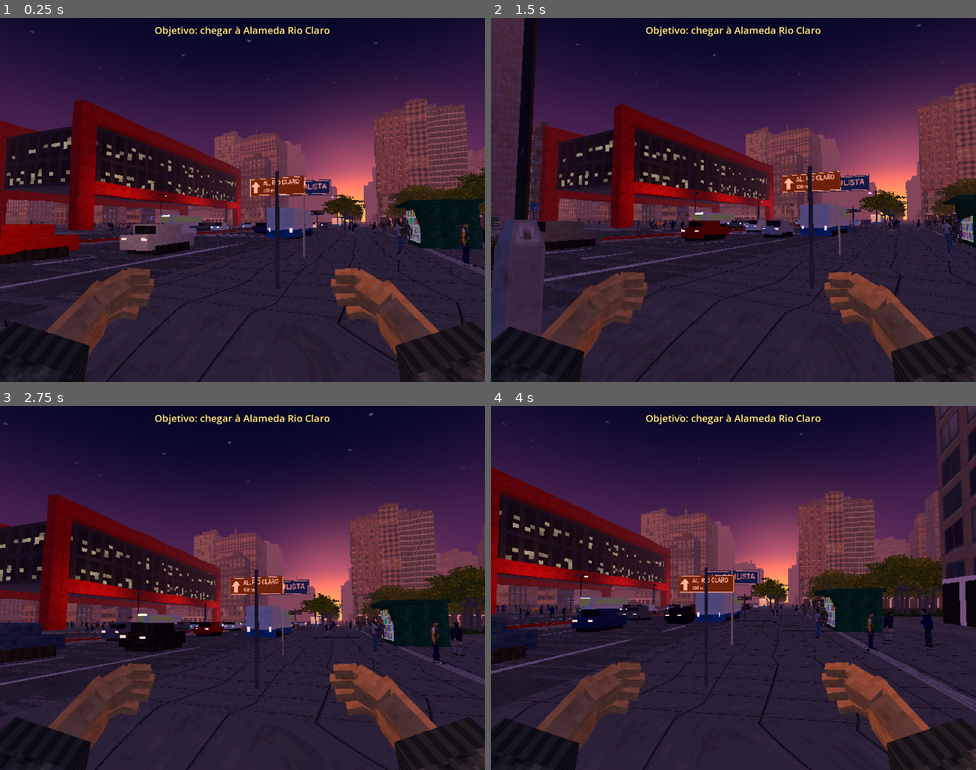
Above: before the commit, frames 1-4 (two rows, left to right).
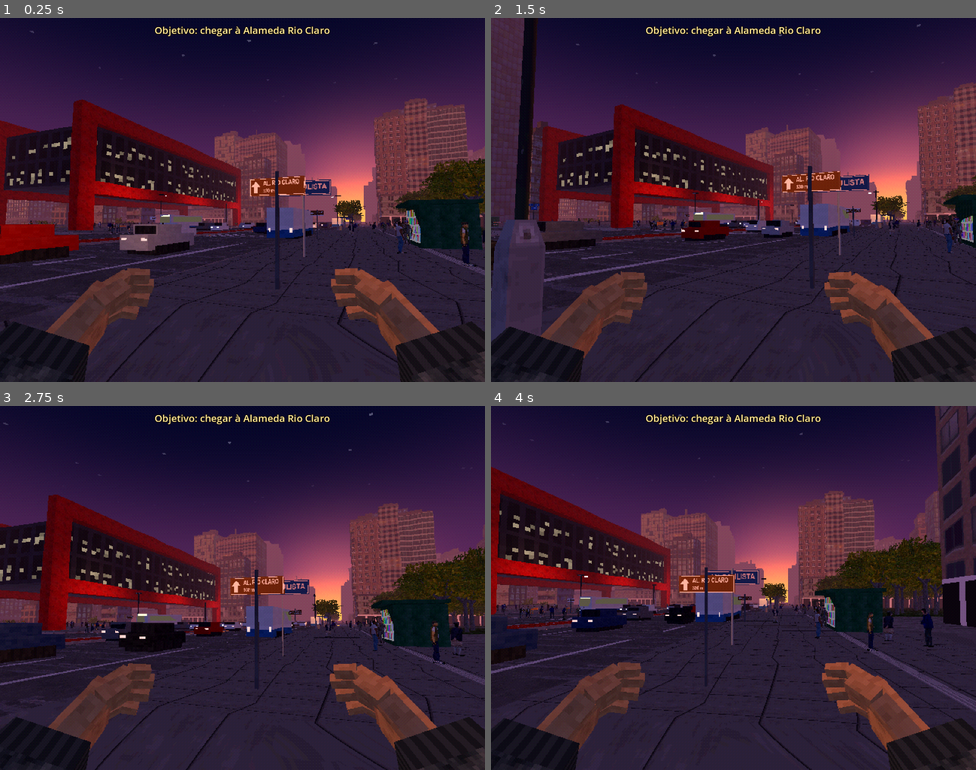
Above: after the commit, the same moments.

Repository: muricristino/walking-simulator-paulista
Game: Godot game, scene res://main.tscn
Two runs of this game, one before a commit and one after it. Both use one fixed random seed, a clock stepped at 60 frames per second and the inputs below.
Inputs (mouse positions are in pixels of both pictures, inside the frame that each line leads up to):
- Up to frame 1 (0.25 s): no input
- Up to frame 2 (1.5 s): tap Enter at 0.5 s; move the mouse to (757, 200) at 0.52 s; hold Up (ui_up) from 0.53 s (still down); tap P at 0.6 s; tap Space at 0.77 s; move the mouse to (709, 200) at 1.27 s; tap T at 1.35 s
- Up to frame 3 (2.75 s): keep holding Up (ui_up); tap Space at 1.52 s; move the mouse to (252, 580) at 2.02 s; tap C at 2.1 s
- Up to frame 4 (4 s): keep holding Up (ui_up); move the mouse to (728, 595) at 2.77 s; tap Z at 2.85 s; tap Space at 3.02, 3.77 s; move the mouse to (767, 591) at 3.52 s; tap X at 3.6 s

The runs differ from the first frame. In frame 1, 1.3% of the frame differs, in the area x 5-100%, y 38-59%; in frame 2, 0.6%; in frame 3, 1.7%; in frame 4, 1.9%, in the area x 6-94%, y 35-58%.

Commit message:
fix(paulista): open the masp stair pit and 9 de julho valley view

Diff:
--- a/scripts/paulista.gd
+++ b/scripts/paulista.gd
@@ -193,12 +193,14 @@
 	var segs := []
 	var cur := z0
 	for c in cuts:
+		if cur >= z1:
+			break
 		if c.x > cur:
 			segs.append(Vector2(cur, minf(c.x, z1)))
 		cur = maxf(cur, c.y)
 	if cur < z1:
 		segs.append(Vector2(cur, z1))
-	return segs
+	return segs.filter(func(v: Vector2) -> bool: return v.y - v.x > 0.01)
 
 
 func bounds() -> void:
@@ -398,7 +400,8 @@
 
 func _buildings() -> void:
 	_slab(30.0, XV, ZB_VIS, ZF_VIS, 1)
-	_slab(-66.0, -30.0, -166.0, ZF_VIS, -1)
+	_slab(-66.0, -30.0, -166.0, MASP_Z.x - 6.0, -1)
+	_slab(-66.0, -30.0, MASP_Z.y + 6.0, ZF_VIS, -1)
 	_slab(-XV, -66.0, VALLEY.end.y, ZF_VIS, -1)
 	_slab(-XV, -66.0, -166.0, VALLEY.position.y, -1)
 	_slab(-XV, -30.0, ZB_VIS, -452.0, -1)
@@ -425,7 +428,7 @@
 
 
 func _rio_cut(w: Vector3, lim: float) -> bool:
-	return w.x > lim and w.z > RIO_BOX.x and w.z < RIO_BOX.y and not (w.z > Layout.RIO_GAP.x - 2.0 and w.z < Layout.RIO_GAP.y + 2.0)
+	return w.x > lim and w.z > RIO_BOX.x and w.z < RIO_BOX.y
 
 
 func _trim_rio() -> Array:
@@ -683,8 +686,24 @@
 	var t1 := VALLEY_ROAD.x + VALLEY_ROAD.y - 1.0
 	geo.quad("dark", Vector3(-65.95, yw, t1), Vector3(-65.95, yw, t0), Vector3(-65.95, yw + 5.6, t0), Vector3(-65.95, yw + 5.6, t1), Vector3.LEFT, Vector2(4, 4))
 	geo.box("concrete", Vector3(-66.4, yw + 6.3, VALLEY_ROAD.x), Vector3(0.8, 1.4, VALLEY_ROAD.y * 2.0 + 1.0), Vector2(2, 1))
+	var tx := -72.0
+	while tx > -300.0:
+		for e in [-1.0, 1.0]:
+			var tz: float = VALLEY_ROAD.x + e * (VALLEY_ROAD.y + rng.randf_range(3.0, 9.0))
+			_place(props.tree(Vector3(tx, _valley_y(tx), tz), rng.randf_range(1.2, 1.7), rng.randi()), Transform3D.IDENTITY)
+		tx -= rng.randf_range(9.0, 15.0)
 	var lx := -80.0
+	var lit := 0
 	while lx > -330.0:
+		if lit < 4:
+			var ol := OmniLight3D.new()
+			ol.position = Vector3(lx, _valley_y(lx) + 7.0, VALLEY_ROAD.x)
+			ol.light_color = Color(1.0, 0.66, 0.36)
+			ol.light_energy = 8.0
+			ol.omni_range = 22.0
+			world.add_child(ol)
+			lights.append(ol)
+			lit += 1
 		for e in [-1.0, 1.0]:
 			var lz: float = VALLEY_ROAD.x + e * (VALLEY_ROAD.y + 1.0)
 			var y := _valley_y(lx)
@@ -743,7 +762,8 @@
 		var top := 0.16 - (i + 1) * rise
 		var za := z1 - (i + 1) * run
 		var zb := z1 - i * run
-		geo.box("wallc", Vector3((x0 + x1) * 0.5, (top + depth - 0.2) * 0.5, (za + zb) * 0.5), Vector3(x1 - x0 - 0.2, top - depth + 0.2, zb - za), Vector2(1.5, 1.5))
+		geo.box("curb", Vector3((x0 + x1) * 0.5, (top + depth - 0.2) * 0.5, (za + zb) * 0.5), Vector3(x1 - x0 - 0.2, top - depth + 0.2, zb - za), Vector2(1.5, 0.2))
+		geo.box("dark", Vector3((x0 + x1) * 0.5, top + 0.005, za + 0.04), Vector3(x1 - x0 - 0.3, 0.012, 0.06), Vector2(1, 1))
 	geo.ground("wallc", x0, x1, z0, z1 - n * run, depth, Vector2(1.5, 1.5))
 	geo.quad("wallc", Vector3(x0, depth, z0), Vector3(x0, depth, z1), Vector3(x0, 0.16, z1), Vector3(x0, 0.16, z0), Vector3.RIGHT, Vector2(3, 3))
 	geo.quad("wallc", Vector3(x1, depth, z1), Vector3(x1, depth, z0), Vector3(x1, 0.16, z0), Vector3(x1, 0.16, z1), Vector3.LEFT, Vector2(3, 3))
@@ -751,6 +771,12 @@
 	geo.quad("wallc", Vector3(x0, depth, z0), Vector3(x1, depth, z0), Vector3(x1, 0.16, z0), Vector3(x0, 0.16, z0), Vector3.BACK, Vector2(3, 3))
 	geo.quad("dark", Vector3(x0 + 1.0, depth, z0 + 0.02), Vector3(x1 - 1.0, depth, z0 + 0.02), Vector3(x1 - 1.0, depth + 2.4, z0 + 0.02), Vector3(x0 + 1.0, depth + 2.4, z0 + 0.02), Vector3.BACK, Vector2(4, 2.4))
 	geo.box("lamp", Vector3((x0 + x1) * 0.5, depth + 2.8, z0 + 0.1), Vector3(1.2, 0.12, 0.12), Vector2(1, 1))
+	var pl := OmniLight3D.new()
+	pl.position = Vector3((x0 + x1) * 0.5, depth + 2.4, z0 + 1.0)
+	pl.light_color = Color(0.95, 0.9, 0.8)
+	pl.light_energy = 2.5
+	pl.omni_range = 9.0
+	world.add_child(pl)
 	var rail := [[Vector3(x0, 0, z0), Vector3(x1, 0, z0)], [Vector3(x0, 0, z0), Vector3(x0, 0, z1)], [Vector3(x1, 0, z0), Vector3(x1, 0, z1)], [Vector3(x0, 0, z1), Vector3(x1, 0, z1)]]
 	for r in rail:
 		var a: Vector3 = r[0]
